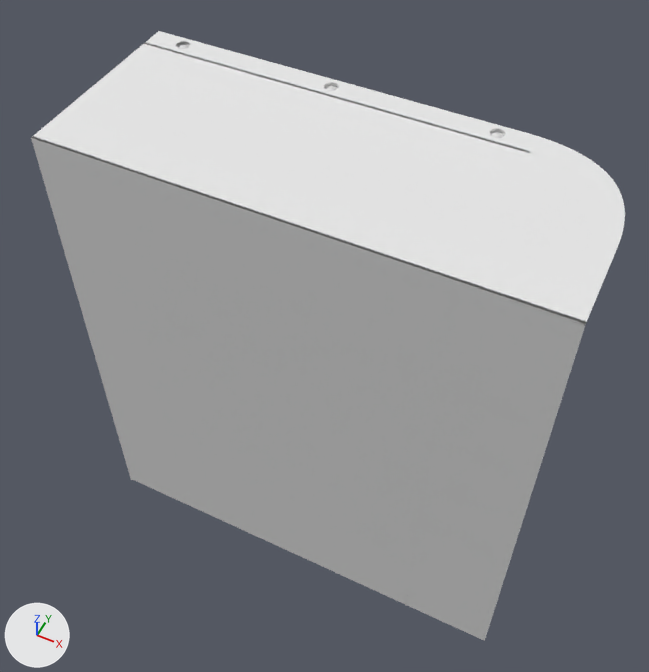
The OBJ model src/assets/yg/file.obj as it was, and as the next commit left it.
Rendered twice from a 50 mm camera at (112.0, -233.0, 416.0) aimed at (-7.0, 5.0, 118.0). The lights are fixed; the arrows at lower left show +X, +Y and +Z. Where no turn or scale is listed for an object, it has been applied to the vertices.

The older version as bpy lines, for what is in view:
```python
mat_wire_225143087 = principled_material('wire_225143087')
mat_wire_225143087.base_color = (0.8, 0.8, 0.8)  # white #e7e7e7
mat_wire_225143087.roughness = 1.0
me_file = bpy.data.meshes.new('file')
me_file.from_pydata(...)  # 3988 vertices, 3977 faces; spans x -101.0..101.0, y -41.0..41.0, z 0.0..223.0
# faces by material slot: [168, 546, 1686, 865, 26, 686]
me_file.materials.append(mat_wire_135006006)  # white #e7e7e7
me_file.materials.append(mat_wire_145028177)  # white #e7e7e7
me_file.materials.append(mat_wire_135059008)  # white #e7e7e7
me_file.materials.append(mat_wire_225143087)  # white #e7e7e7
me_file.materials.append(mat_wire_154154229)  # white #e7e7e7
me_file.materials.append(mat_wire_108008136)  # white #e7e7e7
ob_file = bpy.data.objects.new('file', me_file)
ob_file.location = (0.0, 0.0, 0.0)
```
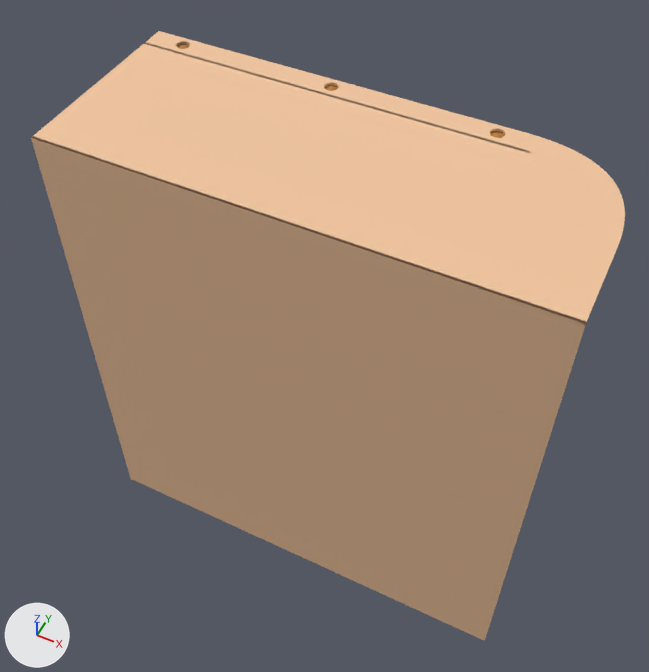
Changed parts and their boxes (x1, y1, x2, y2) in the pictures (649 x 672 px):
'file', recoloured: (31, 31, 625, 641) in both

What changed in the scene script:
```text
Change mat_wire_225143087:
    mat_wire_225143087.base_color: (0.8, 0.8, 0.8) -> (0.882, 0.561, 0.341)  # white #e7e7e7 -> beige #f1c59e
```
